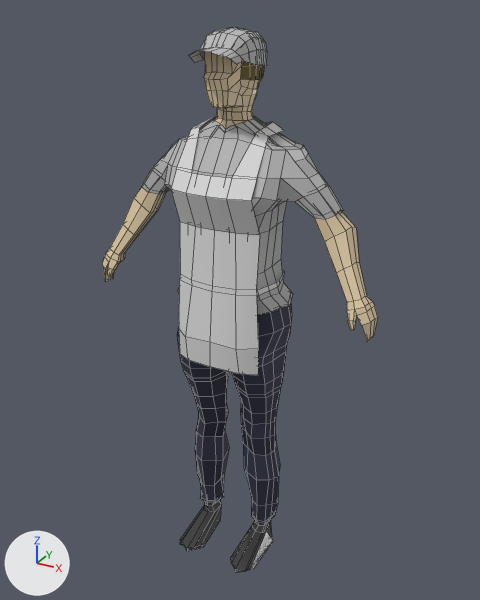
A saved change to the FBX model Assets/Runtime/Art/Characters/Character_F.fbx.
The view is the same before and after, from a 50 mm lens placed at (0.841, -1.486, 0.814), pointed at (0.006, 0.031, 0.055). Every picture has the same lights, and +X, +Y and +Z are marked at lower left. Mesh edges are drawn as thin lines. Where no turn or scale is listed for an object, it has been applied to the vertices.

Before the edit, the objects in view are built like this:
```python
me_mesh = bpy.data.meshes.new('Mesh')
me_mesh.from_pydata(...)  # 1190 vertices, 1082 faces; spans x -0.42..0.42, y -0.15..0.15, z -0.77..0.77
# faces by material slot: [112, 318, 88, 38, 80, 252, 194]
me_mesh.materials.append(mat_hair)  # brown #675722
me_mesh.materials.append(mat_standardsurface2)  # beige #e7d1ac
me_mesh.materials.append(mat_standardsurface4)  # black #3c3c3c
me_mesh.materials.append(mat_standardsurface1)  # light grey #dadada
me_mesh.materials.append(mat_blinn5)  # grey #bcbcbc
me_mesh.materials.append(mat_blinn3)  # dark blue #2e3145
me_mesh.materials.append(mat_blinn2)  # grey #bcbcbc
ob_female_optimised_character = bpy.data.objects.new('Female_Optimised_Character', me_mesh)
ob_female_optimised_character.location = (0.0, 0.0, 0.0)
```
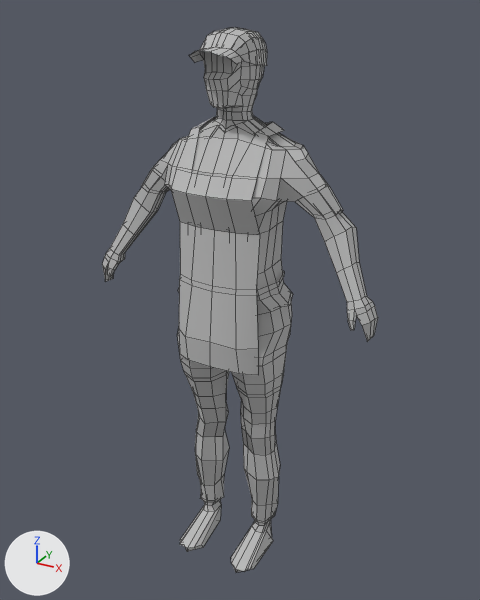
Patch to the scene script:
```diff
--- a/Assets/Runtime/Art/Characters/Character_F.fbx.py
+++ b/Assets/Runtime/Art/Characters/Character_F.fbx.py
@@ me_mesh @@
 me_mesh.from_pydata(...)  # 1190 vertices, 1082 faces; spans x -0.42..0.42, y -0.15..0.15, z -0.77..0.77
 # used by ob_female_optimised_character; location = (0.0, 0.0, 0.0)
-me_mesh.materials.append(mat_blinn2)  # grey #bcbcbc
+# me_mesh part 1: all 112 faces that had it switch from mat_hair (brown #675722) to mat_blinn5 (grey #bcbcbc)
+# me_mesh part 2: all 318 faces that had it switch from mat_standardsurface2 (beige #e7d1ac) to mat_blinn5 (grey #bcbcbc)
+# me_mesh part 3: all 88 faces that had it switch from mat_standardsurface4 (black #3c3c3c) to mat_blinn5 (grey #bcbcbc)
+# me_mesh part 4: all 38 faces that had it switch from mat_standardsurface1 (light grey #dadada) to mat_blinn5 (grey #bcbcbc)
+# me_mesh part 5: all 252 faces that had it switch from mat_blinn3 (dark blue #2e3145) to mat_blinn5 (grey #bcbcbc)
```

Where the change shows, as pixel boxes (x1, y1, x2, y2) in the pictures (480 x 600 px):
part 1 of me_mesh, recoloured (brown to grey): (241, 61, 264, 80) in both
part 2 of me_mesh, recoloured (beige to grey): (102, 51, 378, 342) in both
part 3 of me_mesh, recoloured: (180, 499, 273, 572) in both
part 4 of me_mesh, recoloured: (171, 117, 284, 375) in both
part 5 of me_mesh, recoloured: (177, 304, 292, 523) in both
